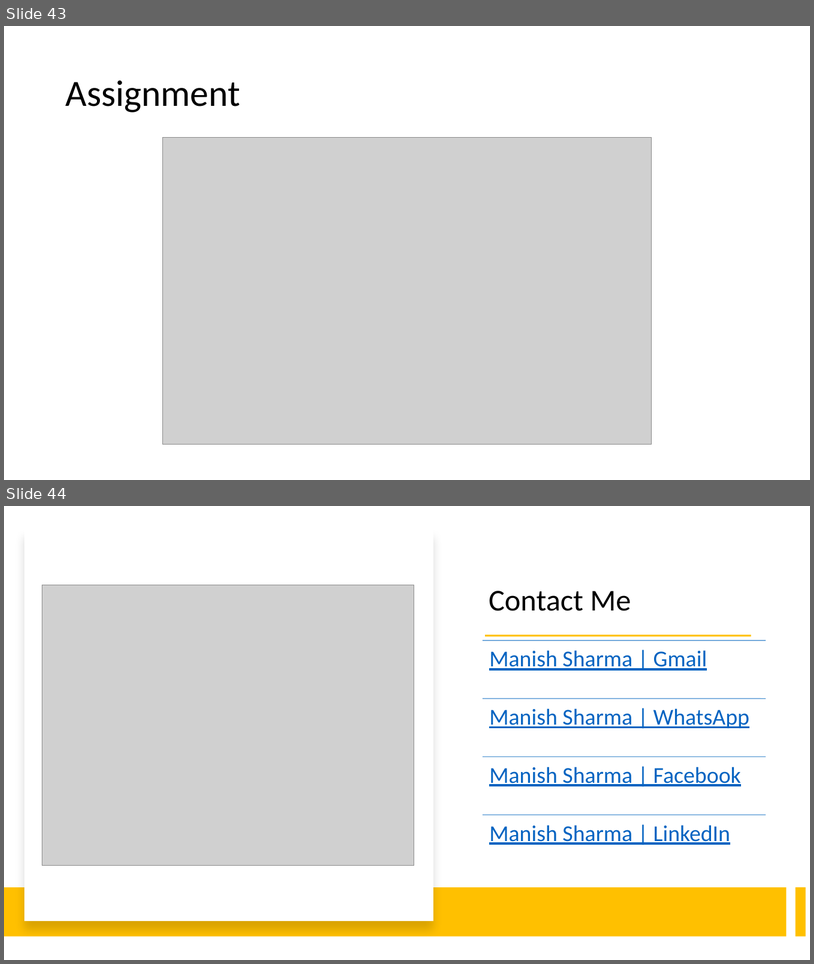
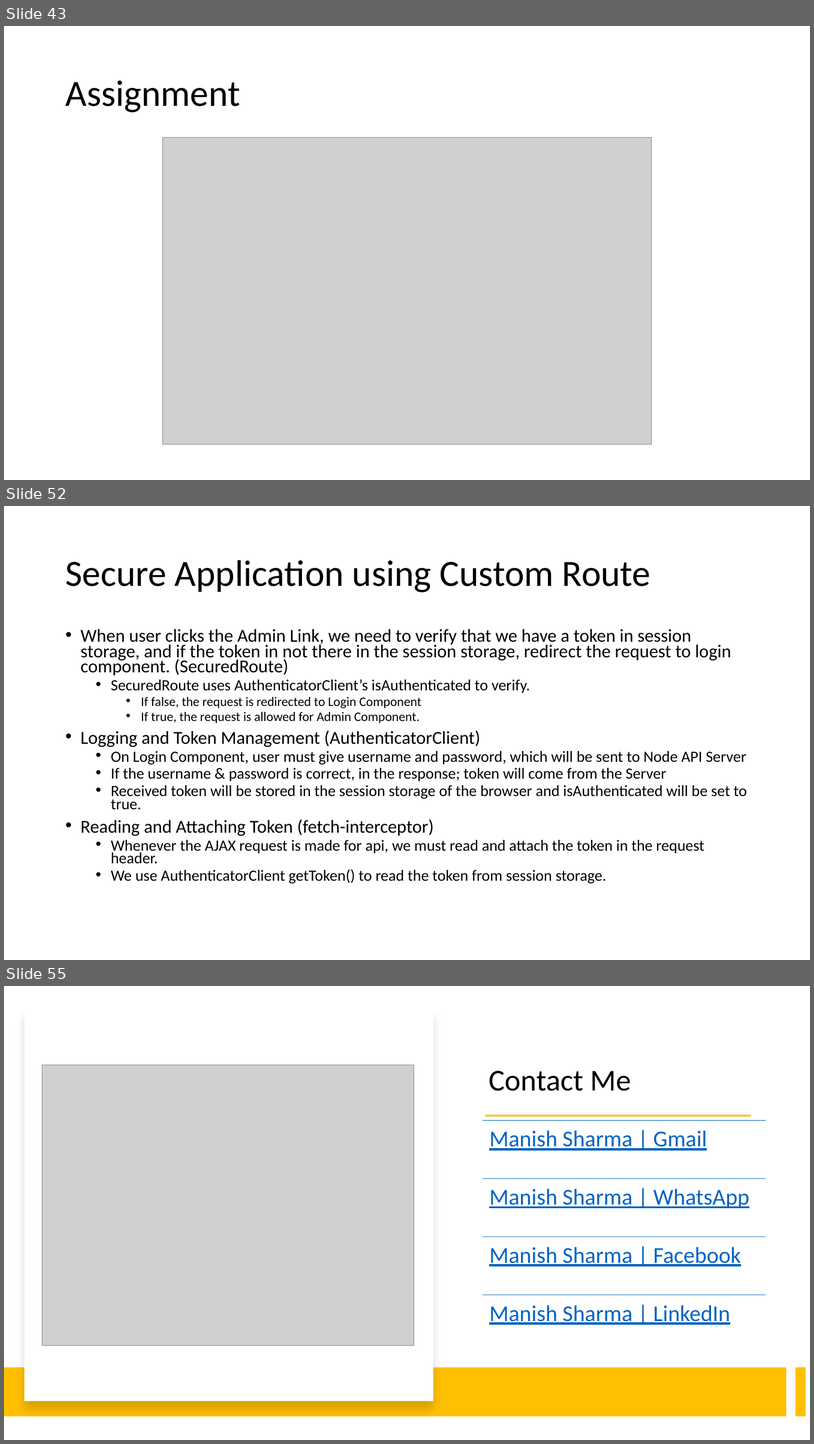
Before and after one commit to manishvbn/ReactJS_WE_Jun22, a slide deck: Notes/React.pptx. Shown one above the other, each under a label of ours: slides 43 and 44 before the commit, slides 43, 52 and 55 after it; the slides between them are not shown. The pictures are 814x964 and 814x1444 pixels, drawn with LibreOffice and Linux fonts; fonts in the diff are those of the drawing; grey boxes stand for pictures. Boxes give left, top, right and bottom in pixels: in the first picture for what was removed or moved away, otherwise in the second. Text is boxed around its words. In the diff, an @@ line names an element or a change of style, - is before the commit and + after.

```diff
--- a/Notes/React.pptx
+++ b/Notes/React.pptx
@@ slide 52 added at (4, 506, 810, 960), background #FFFFFF @@
@@ title added at (65, 560, 651, 592), 44 pt, text #000000 @@
+Secure Application using Custom Route
@@ text added at (81, 629, 747, 883), 18.6 pt, text #000000 @@
+• When user clicks the Admin Link, we need to verify that we have a token in session storage, and if the token in not there in the session storage, redirect the request to login component. (SecuredRoute)
+  • SecuredRoute uses AuthenticatorClient’s isAuthenticated to verify.
+    • If false, the request is redirected to Login Component
+    • If true, the request is allowed for Admin Component.
+• Logging and Token Management (AuthenticatorClient)
+  • On Login Component, user must give username and password, which will be sent to Node API Server
+  • If the username & password is correct, in the response; token will come from the Server
+  • Received token will be stored in the session storage of the browser and isAuthenticated will be set to true.
+• Reading and Attaching Token (fetch-interceptor)
+  • Whenever the AJAX request is made for api, we must read and attach the token in the request header.
+  • We use AuthenticatorClient getToken() to read the token from session storage.
@@ what was slide 44 is now slide 55 @@
```
Also in this commit, not shown: 10 other slides added.
